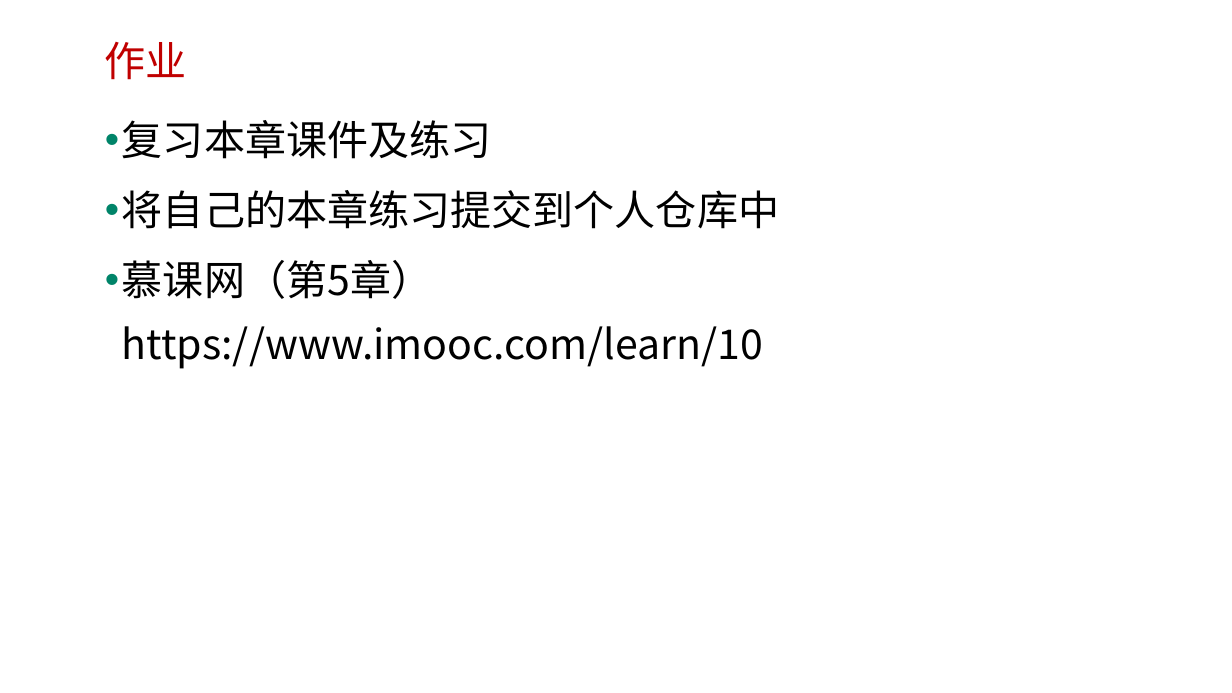
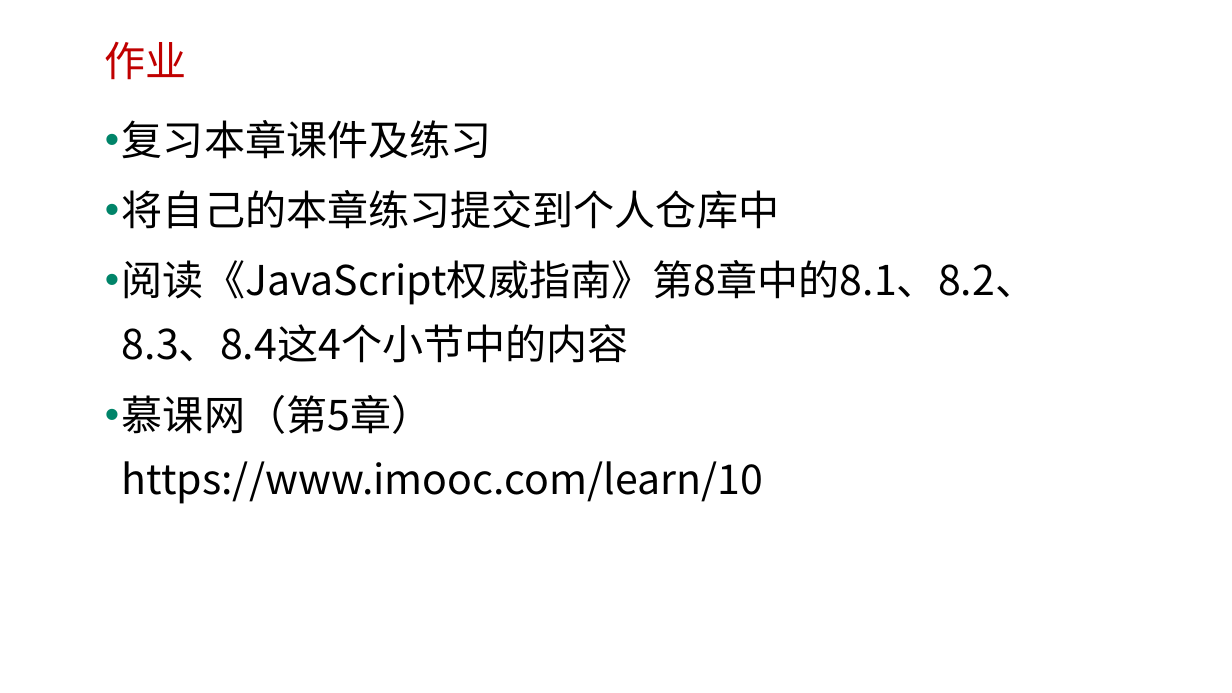
Before and after one commit to edu2act/course-javascript-advanced, a slide deck: slide 15 of 课程PPT/07.JS函数及函数参数.pptx. Drawn at 1232x693 pixels with LibreOffice and Linux fonts; fonts in the diff are those of the drawing; background and template pictures are left out. Boxes give left, top, right and bottom in pixels: in the first picture for what was removed or moved away, otherwise in the second. Text is boxed around its words. In the diff, an @@ line names an element or a change of style, - is before the commit and + after.

```diff
--- a/课程PPT/07.JS函数及函数参数.pptx
+++ b/课程PPT/07.JS函数及函数参数.pptx
@@ text at <box>122,260,1036,363</box>: paragraph added @@
+• 阅读《JavaScript权威指南》第8章中的8.1、8.2、8.3、8.4这4个小节中的内容
```
Also in this commit, not shown: 5 other files.
